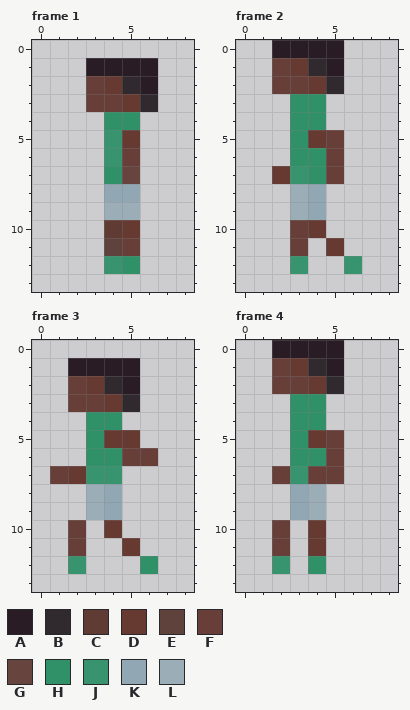
File history of a pixel-art file, Assets/PersonalAssets/NPC/Day4/ManDayFourCorrectLeftWalk.aseprite. Above is the file before it was changed.
9x14 pixels, 10 frames. Shown: frame 1, frame 2, frame 3, frame 4. The commit also changed other frames, which this record leaves out.
Palette (. is transparent): A #291c25  B #30292e  C #603b34  D #663931  E #60423d  F #673f38  G #67443e  H #309169  J #37946e  K #91a7b3  L #9badb7
After the commit:
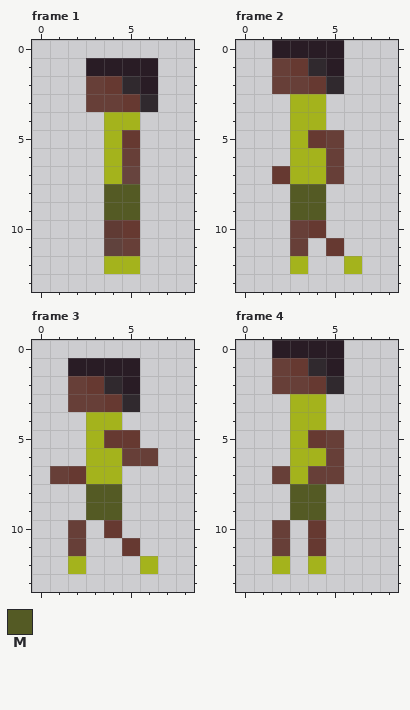
Colours new in this view: M #545a24
Edits made:
colour H: #309169 -> #a4b31c
Changed rows in their new state; - is a pixel that keeps its letter.
Frame 1:
first column x 4:
 5 H-
 6 H-
 8 MM
 9 MM
12 H-
Frame 2:
first column x 3:
 7 H---
 8 MM--
 9 MM--
12 H--H
Frame 3:
first column x 2:
 7 -HH
 8 -MM
 9 -MM
12 H--
Frame 4:
first column x 2:
 7 -H-
 8 -MM
 9 -MM
12 H--
Boxes around the changes in both pictures, in picture pixels (x1, y1, x2, y2):
changed: (104, 112, 140, 274)
changed: (290, 94, 362, 274)
changed: (68, 412, 158, 574)
changed: (272, 394, 326, 574)
